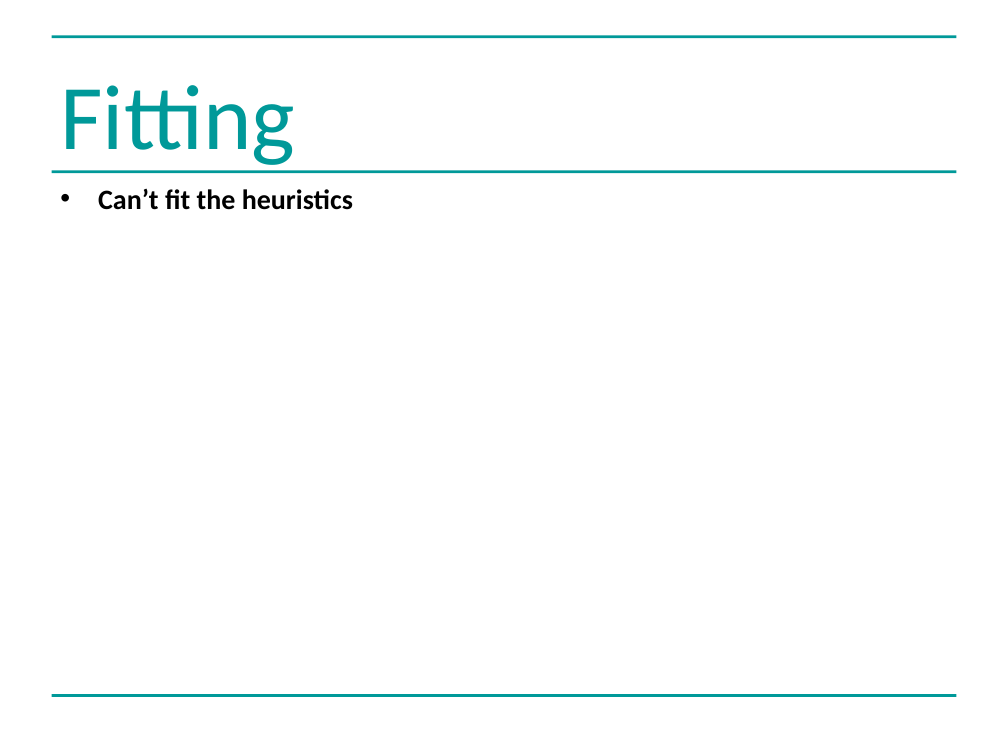
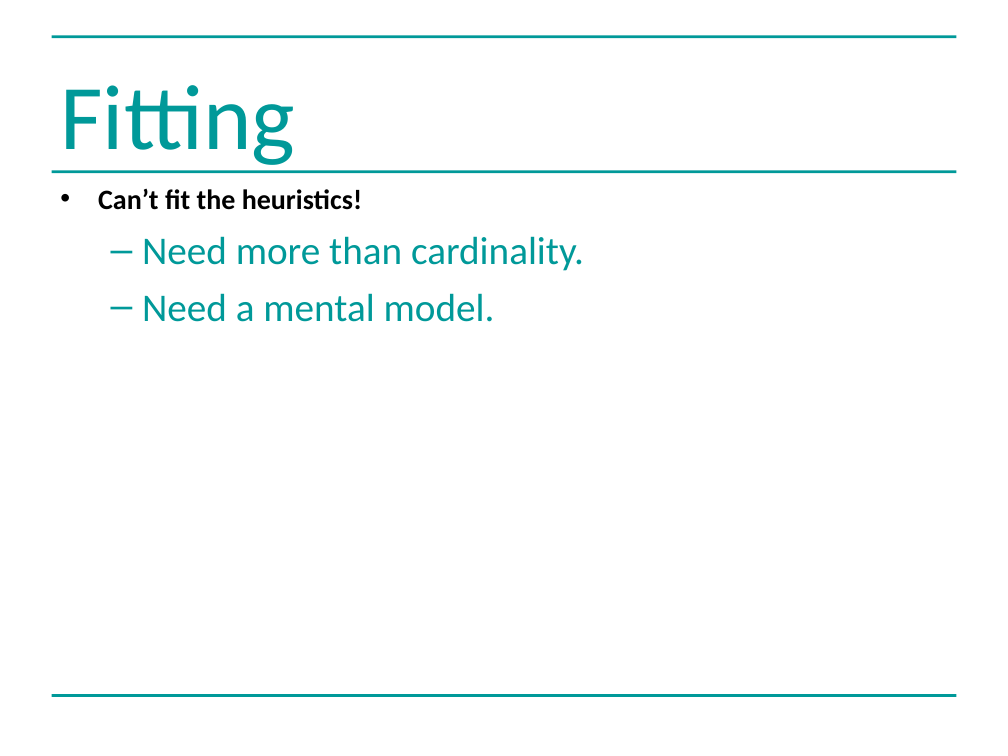
Before and after one commit to greenape/bsps2015, a slide deck: slide 14 of presentation/risky_aging_bsps.ppt. Drawn at 1008x756 pixels with LibreOffice and Linux fonts; fonts in the diff are those of the drawing. Boxes give left, top, right and bottom in pixels: in the first picture for what was removed or moved away, otherwise in the second. Text is boxed around its words. In the diff, an @@ line names an element or a change of style, - is before the commit and + after.

```diff
--- a/presentation/risky_aging_bsps.ppt
+++ b/presentation/risky_aging_bsps.ppt
@@ text at bbox=[98, 188, 584, 322]: text changed; size 20 to 28 pt; text colour #000000 to #009999; bold off @@
-• Can’t fit the heuristics
+• Can’t fit the heuristics!
+  – Need more than cardinality.
+  – Need a mental model.
```
Also in this commit, not shown: 2 other slides changed.
